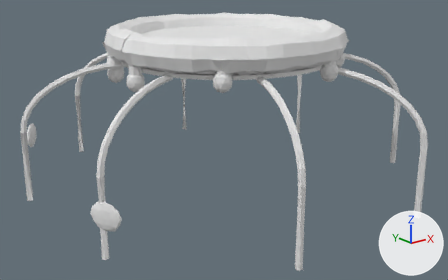
The FBX model shared/modeling-kit/out/goo_jar_trim_4_top.fbx as it was, and as the next commit left it.
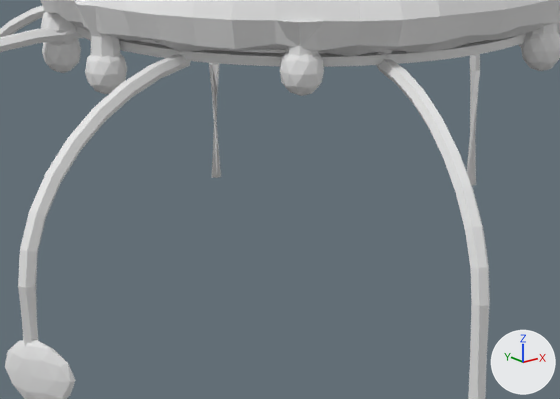
Each version is shown whole from a camera (50 mm lens) standing at (-42.1, -52.4, 25.8) and looking at (-0.8, -0.8, 5.2), then close up on the part from 20% to 75% of the width and 18% to 81% of the height. Every picture has the same lights, and +X, +Y and +Z are marked at lower right. The first two pictures are the older version.

Objects in the first close-up: 'goo_jar_trim_4_top'.
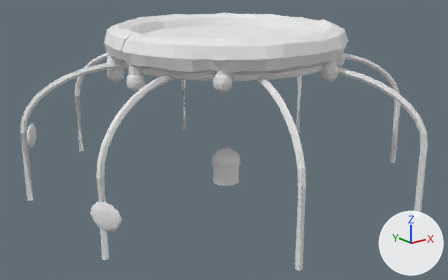
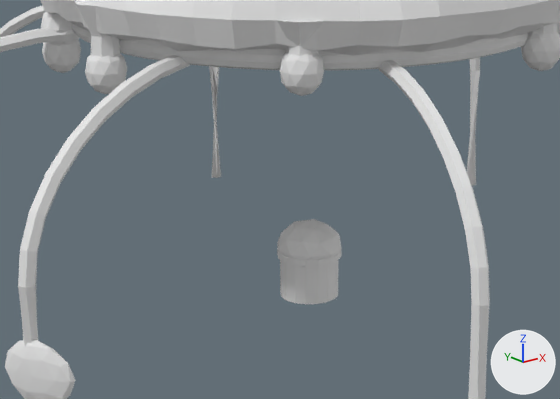
The newer file is also turned or shifted as a whole; pictures and numbers use the older file's frame.

Pixel boxes [x1, y1, x2, y2] of what changed, in the close-ups (560 x 399 px):
```json
{"part": 1, "of": "me_goo_jar_trim_4_top", "change": "added", "after": [280, 260, 339, 304]}
{"part": 2, "of": "me_goo_jar_trim_4_top", "change": "added", "after": [277, 248, 342, 266]}
{"part": 3, "of": "me_goo_jar_trim_4_top", "change": "added", "after": [277, 219, 342, 268]}
{"part": 4, "of": "me_goo_jar_trim_4_top", "change": "added", "after": [72, 24, 528, 70]}
{"part": 5, "of": "me_goo_jar_trim_4_top", "change": "added", "after": [119, 36, 513, 56]}
{"part": 6, "of": "me_goo_jar_trim_4_top", "change": "built on", "before": [75, 25, 526, 67], "after": [135, 36, 208, 51]}
```

The change, as JSON lines over the scene's bpy script:
```json
{"block": "me_goo_jar_trim_4_top", "where": "# used by ob_goo_jar_trim_4_top; location = (0.0, 0.0, 0.0)"}
{"op": "remove", "block": "me_goo_jar_trim_4_top", "code": "me_goo_jar_trim_4_top.from_pydata(...)  # 2114 vertices, 2318 faces; spans x -20.5..20.5, y -20.4..20.4, z 0.0..18.0"}
{"op": "add", "block": "me_goo_jar_trim_4_top", "code": "me_goo_jar_trim_4_top.from_pydata(...)  # 3004 vertices, 3330 faces; spans x -20.5..20.5, y -20.4..20.4, z -0.2..18.0"}
{"block": "me_goo_jar_trim_4_top", "change": "me_goo_jar_trim_4_top part 1: a new loose piece, a 16-sided cylinder along z spanning x -1.3..1.7, y -1.5..1.5, z -0.2..2.2, in mat_goo_jar_trim_4_top_vcol (white #e7e7e7)"}
{"block": "me_goo_jar_trim_4_top", "change": "me_goo_jar_trim_4_top part 2: a new loose piece, a 16-sided cylinder along z spanning x -1.49..1.81, y -1.65..1.65, z 1.9..2.2, in mat_goo_jar_trim_4_top_vcol (white #e7e7e7)"}
{"block": "me_goo_jar_trim_4_top", "change": "me_goo_jar_trim_4_top part 3: a new loose piece, an icosphere of 80 faces spanning x -1.5..1.8, y -1.7..1.7, z 1.0..3.8, in mat_goo_jar_trim_4_top_vcol (white #e7e7e7)"}
{"block": "me_goo_jar_trim_4_top", "change": "me_goo_jar_trim_4_top part 4: a new loose piece of 520 vertices spanning x -11.3..11.7, y -11.5..11.5, z 13.8..14.6, in mat_goo_jar_trim_4_top_vcol (white #e7e7e7)"}
{"block": "me_goo_jar_trim_4_top", "change": "me_goo_jar_trim_4_top part 5: a new loose piece of 520 vertices spanning x -11.3..11.7, y -11.5..11.5, z 14.4..15.2, in mat_goo_jar_trim_4_top_vcol (white #e7e7e7)"}
{"block": "me_goo_jar_trim_4_top", "change": "me_goo_jar_trim_4_top part 6"}
{"block": "me_goo_jar_trim_4_top", "change": "256 vertices are removed from x -11.1..11.5, y -11.3..11.3, z 14.1..15.0"}
{"block": "me_goo_jar_trim_4_top", "change": "153 faces are deleted"}
{"block": "me_goo_jar_trim_4_top", "change": "21 new faces join them"}
```
